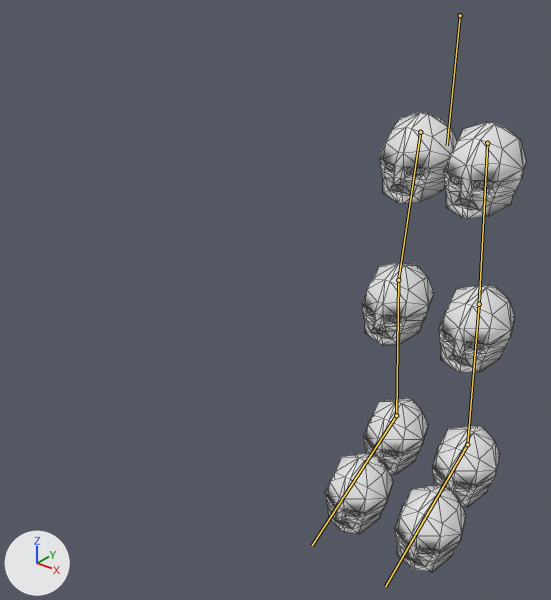
One commit to the FBX model MLegBundle/Assets/maurice.fbx: the scene before it, then after it.
Rendered twice from a 50 mm lens placed at (5.5, -11.67, 9.77), pointed at (-1.17, -3.33, 4.6). Every picture has the same lights, and +X, +Y and +Z are marked at lower left. The bones that bend it are drawn over the model as lines. Mesh edges are drawn as thin lines.

In view in the first picture: 'CerberusMaurice'.
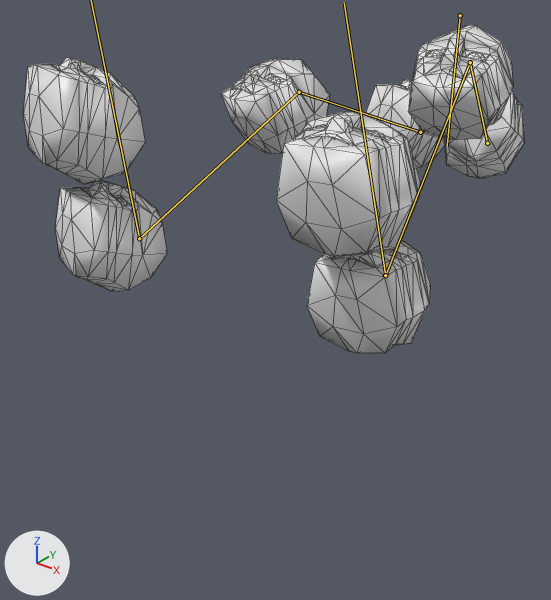
The newer file adds an action. The first version stands in its rest pose; the second is drawn at frame 13 of the action 'healthy_armature|sit'.

What the commit changed:
Bone 'upper_leg.r' (bone_upper_leg_r) turns from (0, 0, 0) to (-110, 14, -6) degrees about its own x, y and z.
Bone 'lower_leg.r' (bone_lower_leg_r) turns from (0, 0, 0) to (42, 0, 0) degrees about its own x, y and z.
Bone 'foot.r' (bone_foot_r) turns from (0, 0, 0) to (-40, 0, 0) degrees about its own x, y and z.
Bone 'upper_leg.l' (bone_upper_leg_l) turns from (0, 0, 0) to (-124, -13, 6) degrees about its own x, y and z.
Bone 'lower_leg.l' (bone_lower_leg_l) turns from (0, 0, 0) to (64, 0, 0) degrees about its own x, y and z.
Bone 'foot.l' (bone_foot_l) turns from (0, 0, 0) to (-29, 0, 0) degrees about its own x, y and z.

Where the change shows, as pixel boxes [x1, y1, x2, y2] in the pictures (551 x 600 px):
'CerberusMaurice', posed (149% wider, 29% shorter): before [325, 112, 526, 573]; after [23, 25, 524, 353]
bone 'upper_leg.r', root to tip: before (420, 132) to (398, 280); after (420, 132) to (299, 92)
bone 'lower_leg.r', root to tip: before (398, 280) to (396, 415); after (299, 92) to (139, 238)
bone 'upper_leg.l', root to tip: before (487, 143) to (479, 304); after (487, 143) to (470, 62)
bone 'lower_leg.l', root to tip: before (479, 304) to (467, 444); after (470, 62) to (385, 275)
bone 'foot.l', root to tip: before (467, 444) to (385, 586); after (385, 275) to (344, 2)
